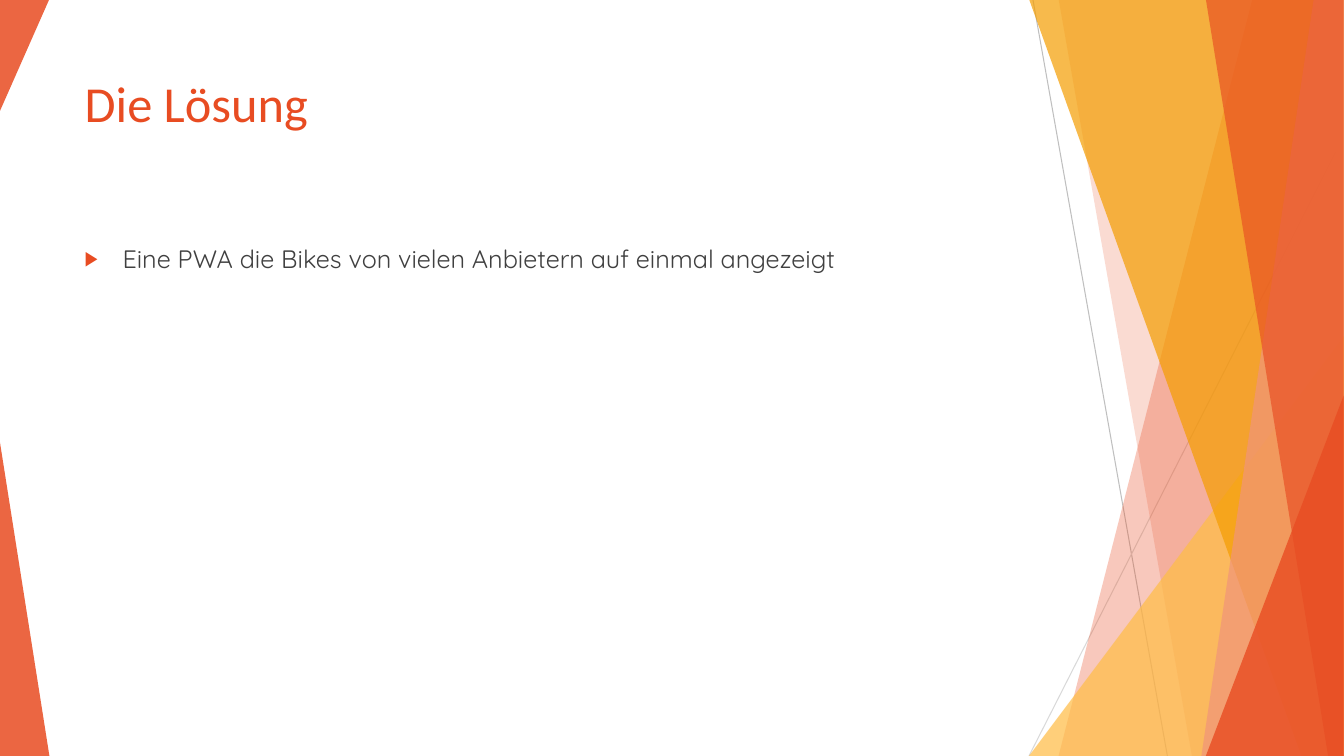
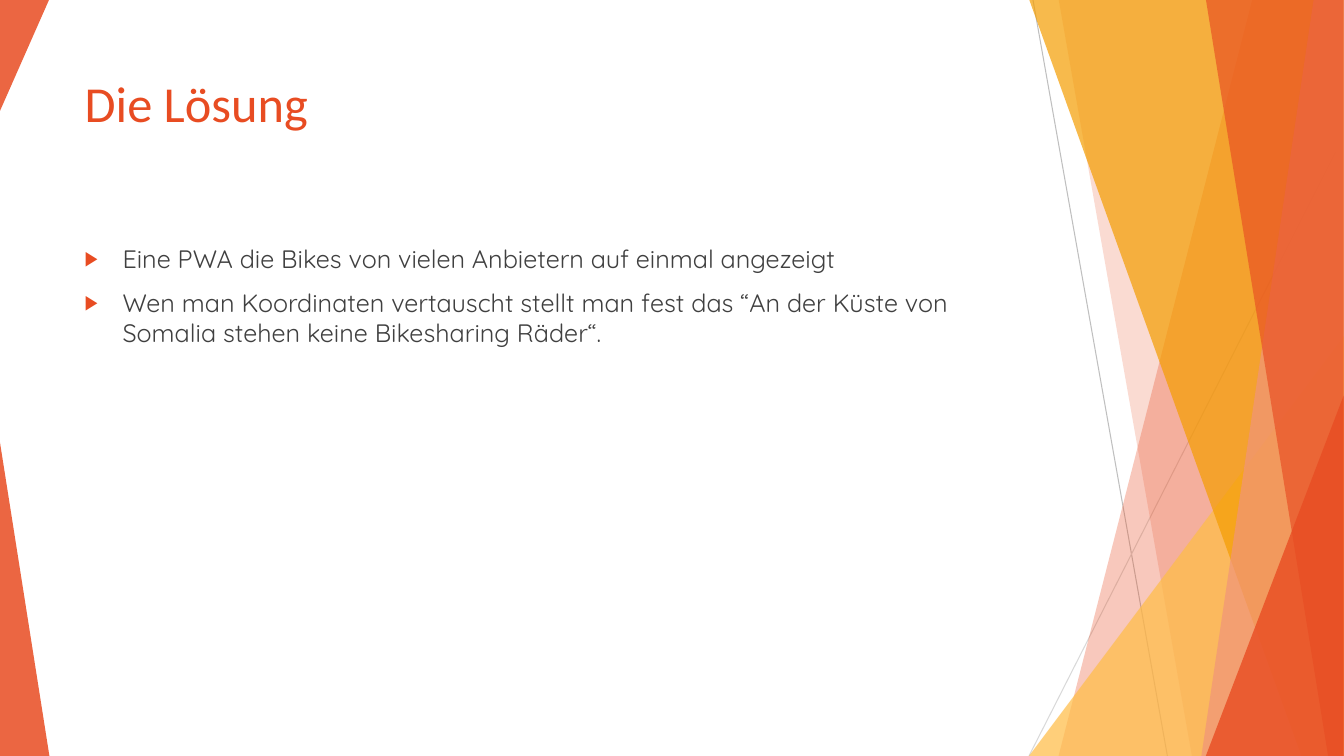
Before and after one commit to Jugendhackt/VUBA, a slide deck: slide 3 of VUBA.pptx. Drawn at 1344x756 pixels with LibreOffice and Linux fonts; fonts in the diff are those of the drawing. Boxes give left, top, right and bottom in pixels: in the first picture for what was removed or moved away, otherwise in the second. Text is boxed around its words. In the diff, an @@ line names an element or a change of style, - is before the commit and + after.

```diff
--- a/VUBA.pptx
+++ b/VUBA.pptx
@@ text at (123, 293, 948, 347): paragraph added @@
+▶ Wen man Koordinaten vertauscht stellt man fest das “An der Küste von Somalia stehen keine Bikesharing Räder“.
```
Also in this commit, not shown: 3 other slides changed.
